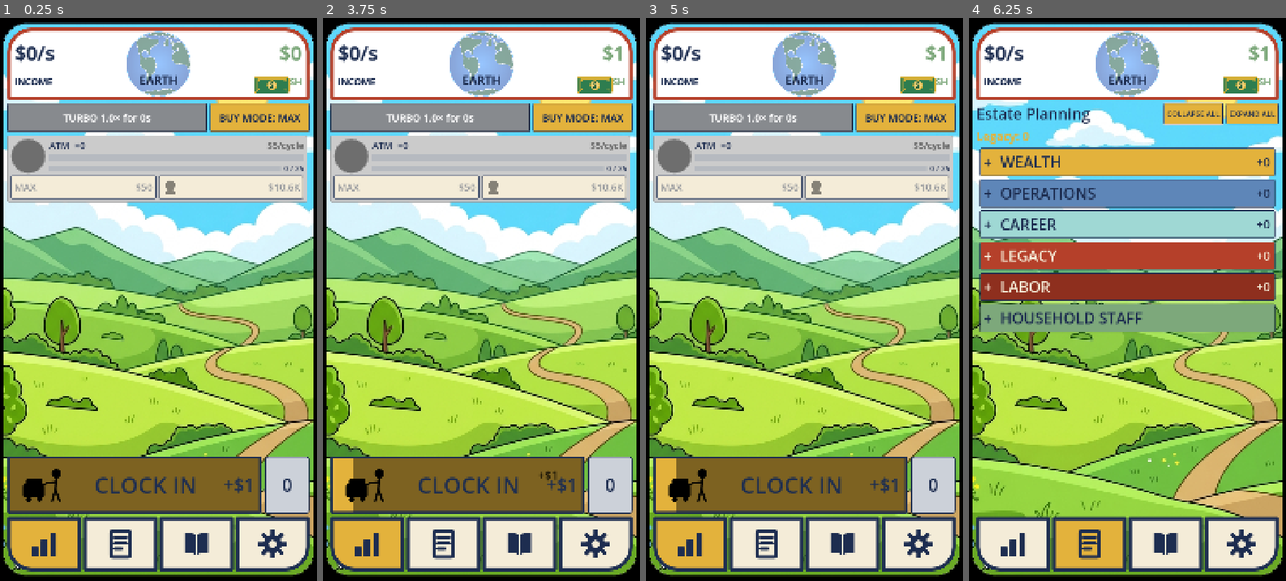
Above: before the commit, frames 1-4 (left to right).
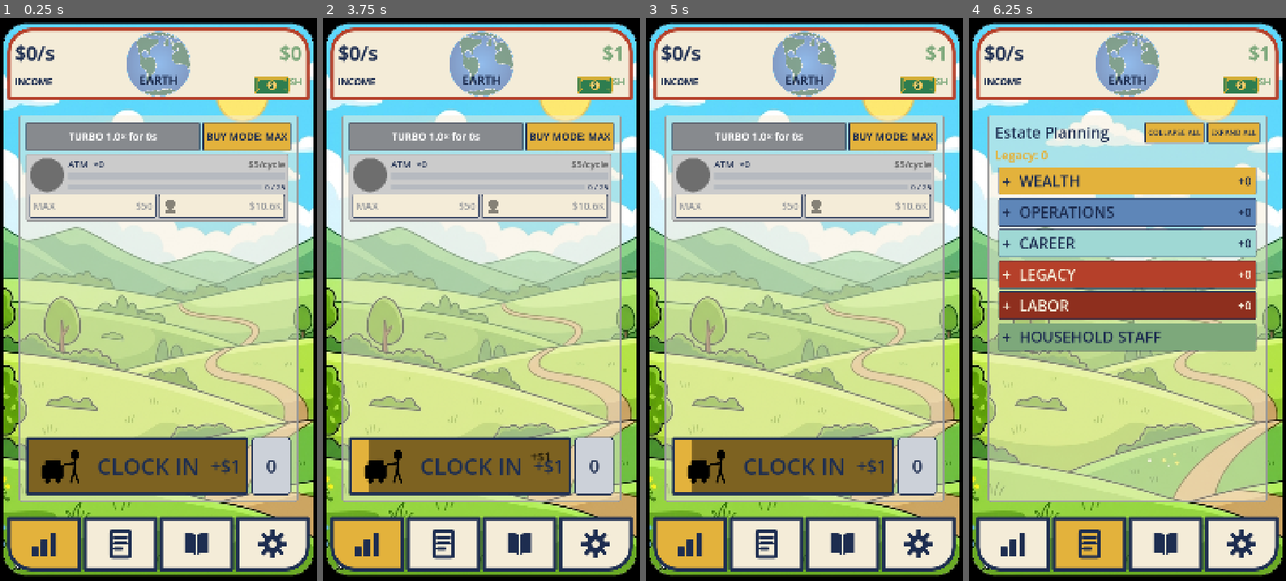
Above: after the commit, the same moments.

Repository: TimGoergen/american-tycoon
Game: Godot game, scene res://Main.tscn
Two runs of this game, one before a commit and one after it. Both use one fixed random seed, a clock stepped at 60 frames per second and the inputs below.
Inputs (mouse positions are in pixels of both pictures, inside the frame that each line leads up to; where the layout moved, square brackets give the same spot in the first picture):
- Up to frame 1 (0.25 s): no input
- Up to frame 2 (3.75 s): click "BUY MODE: MAX" at 0.5 s; click "BUY MODE: ×1" at 1.25 s; click "BUY MODE: ×10" at 2 s; click "BUY MODE: ×100" at 2.75 s; click (459, 468) [456, 485] at 3.5 s
- Up to frame 3 (5 s): click (690, 541) at 4.27 s
- Up to frame 4 (6.25 s): click (1089, 541) at 5.02 s; click "COLLAPSE ALL" at 5.75 s

The runs differ from the first frame. In frame 1, 63% of the frame differs, in the area x 2-98%, y 2-89%; in frame 2, 63%; in frame 3, 63%; in frame 4, 65%, in the area x 2-98%, y 2-86%.

Commit message:
UI: cream everywhere + a shared translucent-cream panel on every tab
Tim's call (2026-06-28): the whole game screen reads on the cream ground, and
every tab is framed the way the settings tab was.

- HeroStat: the income/cash plate goes from pure white back to cream (the frenzy
  glow now pulses cream->red instead of white->red); the planet watermark and
  navy numerals still read fine over the warm tan. White is gone from the screen.
- UiPalette: new make_tab_panel_style (50%-alpha cream fill, the settings-tab gray
  outline: 3px border, 8px corners, 24px inner padding) + wrap_in_tab_panel, which
  wraps a tab's content in that panel inside the shared 40px edge margin.
- Main: all four tabs (Property, Estate, Ledger, Settings) are now wrapped in that
  one panel, so each has a single solid (50% alpha) cream panel holding ALL its
  elements, with margins matching the settings outline. The settings tab dropped
  its own bespoke margin/panel (the shared wrapper supplies it) and its two tuning
  buttons now sit inside the panel with everything else.

Verified by headless screenshots of all four tabs: consistent framed panels, the
epoch backdrop reading faintly through the 50% cream, cream hero plate. Boot clean,
no project.godot churn.

Co-Authored-By: Claude Opus 4.8 <noreply@anthropic.com>
Claude-Session: https://claude.ai/code/session_01YGt1uUMG6RvKpKkyyiDnAD

Diff:
--- a/game/scripts/Main.gd
+++ b/game/scripts/Main.gd
@@ -292,11 +292,16 @@
 	column.add_child(_tab_content)
 
 	# The Family Ledger tab IS the (now embedded) FamilyLedgerScreen; the other three
-	# are built below. All four fill the content slot; _show_tab toggles visibility.
+	# are built below. Every tab's content is wrapped in the same edge-margin + outlined
+	# translucent-cream panel (UiPalette.wrap_in_tab_panel) so all four share one framed look.
+	# All four wrappers fill the content slot; _show_tab toggles visibility.
 	_ledger_screen = FamilyLedgerScreen.new()
 	_ledger_screen.setup()
 	_tab_panels = [
-		_build_property_tab(), _build_estate_tab(), _ledger_screen, _build_settings_tab(),
+		UiPalette.wrap_in_tab_panel(_build_property_tab()),
+		UiPalette.wrap_in_tab_panel(_build_estate_tab()),
+		UiPalette.wrap_in_tab_panel(_ledger_screen),
+		UiPalette.wrap_in_tab_panel(_build_settings_tab()),
 	]
 	for panel in _tab_panels:
 		(panel as Control).set_anchors_preset(Control.PRESET_FULL_RECT)
@@ -470,31 +475,12 @@
 ## held well clear of the screen edges; the two tuning buttons are pushed to the very bottom,
 ## below that panel, sitting larger and bolder than the in-panel options.
 func _build_settings_tab() -> Control:
+	# Settings content now sits directly inside the shared per-tab panel
+	# (UiPalette.wrap_in_tab_panel), which supplies the edge margin, gray outline, and inner
+	# padding this tab used to build for itself — so every tab is framed identically. Everything,
+	# including the bottom tuning buttons, lives inside that one panel.
 	var v := VBoxContainer.new()
-	v.add_theme_constant_override("separation", 16)
-
-	# The settings panel sits inside a margin that is wider than the tab's normal inset, so the
-	# transparent plate floats clear of the screen edges. A MarginContainer adds that gap; the
-	# PanelContainer inside it is the gray-outlined, see-through plate.
-	const SETTINGS_PANEL_EDGE_MARGIN := 40
-	var panel_margin := MarginContainer.new()
-	for side in ["margin_left", "margin_right", "margin_top"]:
-		panel_margin.add_theme_constant_override(side, SETTINGS_PANEL_EDGE_MARGIN)
-	v.add_child(panel_margin)
-
-	var settings_panel := PanelContainer.new()
-	var panel_style := StyleBoxFlat.new()
-	panel_style.bg_color = Color.TRANSPARENT          # see-through plate
-	panel_style.border_color = UiPalette.MID_GRAY     # gray outline
-	panel_style.set_border_width_all(3)
-	panel_style.set_corner_radius_all(8)
-	panel_style.set_content_margin_all(24)            # keep the options clear of the outline
-	settings_panel.add_theme_stylebox_override("panel", panel_style)
-	panel_margin.add_child(settings_panel)
-
-	var panel_contents := VBoxContainer.new()
-	panel_contents.add_theme_constant_override("separation", 24)
-	settings_panel.add_child(panel_contents)
+	v.add_theme_constant_override("separation", 24)
 
 	var heading := Label.new()
 	heading.text = "SETTINGS"
@@ -504,7 +490,7 @@
 	# weight is faked with a FontVariation since the project ships no bold face yet.
 	heading.add_theme_font_size_override("font_size", int(UiPalette.FONT_HEADLINE * 1.4))
 	heading.add_theme_font_override("font", UiPalette.make_bold_font())
-	panel_contents.add_child(heading)
+	v.add_child(heading)
 
 	# Transition minigame toggle — the persistent home for the opt-out (GameState). Governs
 	# every site that rolls a minigame (prestige and welcome-back), not just prestige.
@@ -527,9 +513,9 @@
 	)
 	_minigame_check.button_pressed = game.ui_minigame_enabled
 	_minigame_check.toggled.connect(func(on: bool) -> void: game.ui_minigame_enabled = on)
-	panel_contents.add_child(_minigame_check)
-
-	# A spacer pushes the two tuning buttons to the very bottom of the tab, below the panel.
+	v.add_child(_minigame_check)
+
+	# A spacer pushes the two tuning buttons to the bottom of the panel, clear of the options above.
 	var spacer := Control.new()
 	spacer.size_flags_vertical = Control.SIZE_EXPAND_FILL
 	v.add_child(spacer)
--- a/game/scripts/ui/HeroStat.gd
+++ b/game/scripts/ui/HeroStat.gd
@@ -56,9 +56,9 @@
 const LABEL_LAYOUT_HEIGHT := 247
 
 # Planet backdrop (Tim, 2026-06-26): the current planet's world image sits behind the numbers
-# on a plain white plate, shown mostly whole and centred (zoomed out enough to read as a globe,
+# on the cream plate, shown mostly whole and centred (zoomed out enough to read as a globe,
 # not a close-up of one spot). The world SVGs have a transparent background (only the globe is
-# painted), so the white plate shows around the globe and the frenzy glow can still tint it.
+# painted), so the cream plate shows around the globe and the frenzy glow can still tint it.
 # Drawn as a faint watermark so the navy/green numerals stay readable on top.
 #
 # We BAKE the watermark into a fresh ImageTexture in code rather than letting a TextureRect crop
@@ -76,7 +76,7 @@
 # Tim to eyeball — change them, not the layout code.
 const PLANET_FILL_FRACTION := 1.0
 const PLANET_WATERMARK_ALPHA := 0.6
-# Corner rounding baked into the watermark, in pixels. Matches the white plate's own corners as
+# Corner rounding baked into the watermark, in pixels. Matches the cream plate's own corners as
 # seen at the content rect: the plate rounds its TOP corners by SCREEN_CORNER_RADIUS and its
 # bottom corners only slightly, and the content sits ~12px (the border) inside that.
 const PLANET_CORNER_RADIUS_TOP := UiPalette.SCREEN_CORNER_RADIUS - 12
@@ -129,9 +129,9 @@
 
 func _ready() -> void:
 	var style := UiPalette.make_panel_style()
-	# Plain WHITE plate (Tim, 2026-06-26) so the planet watermark reads on a clean ground —
-	# replaces the former cream fill.
-	style.bg_color = Color.WHITE
+	# Cream plate (Tim, 2026-06-28: every control uses the cream ground) with the red ticket
+	# frame; the planet watermark and navy numerals still read cleanly over the warm tan.
+	style.bg_color = UiPalette.CREAM
 	style.border_color = UiPalette.KETCHUP_RED  # the red ticket frame (§8)
 	style.set_border_width_all(12)  # outline +300% (3 -> 12) at Tim's request (2026-06-23)
 	# Round the TOP corners to nest inside the phone's rounded screen corners (Tim,
@@ -141,7 +141,7 @@
 	add_theme_stylebox_override("panel", style)
 	_panel_style = style  # kept so the frenzy glow can pulse its background
 
-	# Planet backdrop, BEHIND the labels. The PanelContainer draws its own white plate first, then
+	# Planet backdrop, BEHIND the labels. The PanelContainer draws its own cream plate first, then
 	# its children in order, so adding this image before _content puts the watermark between the
 	# plate and the numbers. The container sizes this child to the plate's interior rect; we bake
 	# a texture to exactly that size (see _refresh_planet_watermark), so STRETCH_SCALE fills it
@@ -349,10 +349,10 @@
 	if _frenzy_glow:
 		_glow_time += delta
 		var pulse := 0.5 + 0.5 * sin(_glow_time * TAU * GLOW_PULSE_HZ)
-		_panel_style.bg_color = Color.WHITE.lerp(UiPalette.KETCHUP_RED, pulse * GLOW_MAX_TINT)
-	elif _panel_style.bg_color != Color.WHITE:
+		_panel_style.bg_color = UiPalette.CREAM.lerp(UiPalette.KETCHUP_RED, pulse * GLOW_MAX_TINT)
+	elif _panel_style.bg_color != UiPalette.CREAM:
 		_glow_time = 0.0
-		_panel_style.bg_color = Color.WHITE
+		_panel_style.bg_color = UiPalette.CREAM
 
 
 ## Pin each label to its edge of the plate. Done every frame because the values'
--- a/game/scripts/ui/UiPalette.gd
+++ b/game/scripts/ui/UiPalette.gd
@@ -147,6 +147,38 @@
 	return _make_plate(CREAM, NAVY)
 
 
+## Edge gap that floats each tab's content panel clear of the screen — the same inset the
+## settings tab established, now shared by every tab.
+const TAB_PANEL_EDGE_MARGIN := 40
+
+
+## The standard per-tab content panel: a HALF-ALPHA cream plate with the gray outline the
+## settings tab established (3px border, 8px corners) and an inner content margin so nothing
+## crowds the outline. Translucent (50% alpha) so the epoch backdrop reads faintly through it.
+static func make_tab_panel_style() -> StyleBoxFlat:
+	var style := StyleBoxFlat.new()
+	style.bg_color = Color(CREAM, 0.5)
+	style.border_color = MID_GRAY
+	style.set_border_width_all(3)
+	style.set_corner_radius_all(8)
+	style.set_content_margin_all(24)
+	return style
+
+
+## Wrap a tab's content Control in the standard edge margin + outlined translucent-cream panel,
+## so every tab shares one framed look (the settings-tab outline). Returns the outer
+## MarginContainer; the caller drops THAT into the tab-content slot in place of the bare content.
+static func wrap_in_tab_panel(content: Control) -> MarginContainer:
+	var margin := MarginContainer.new()
+	for side in ["margin_left", "margin_right", "margin_top", "margin_bottom"]:
+		margin.add_theme_constant_override(side, TAB_PANEL_EDGE_MARGIN)
+	var panel := PanelContainer.new()
+	panel.add_theme_stylebox_override("panel", make_tab_panel_style())
+	panel.add_child(content)
+	margin.add_child(panel)
+	return margin
+
+
 ## Style a Button in place. Standard buttons are navy-on-mustard; action
 ## buttons (spend/act: buy, pop, tuition) are pale-gold-on-red — red is
 ## reserved for "spend/act", never decoration (§8).
